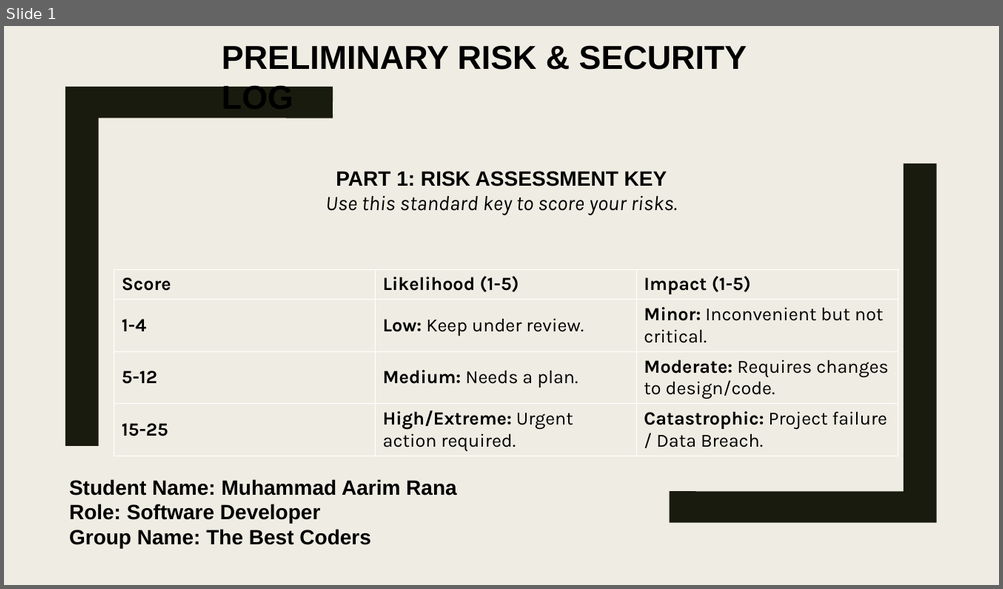
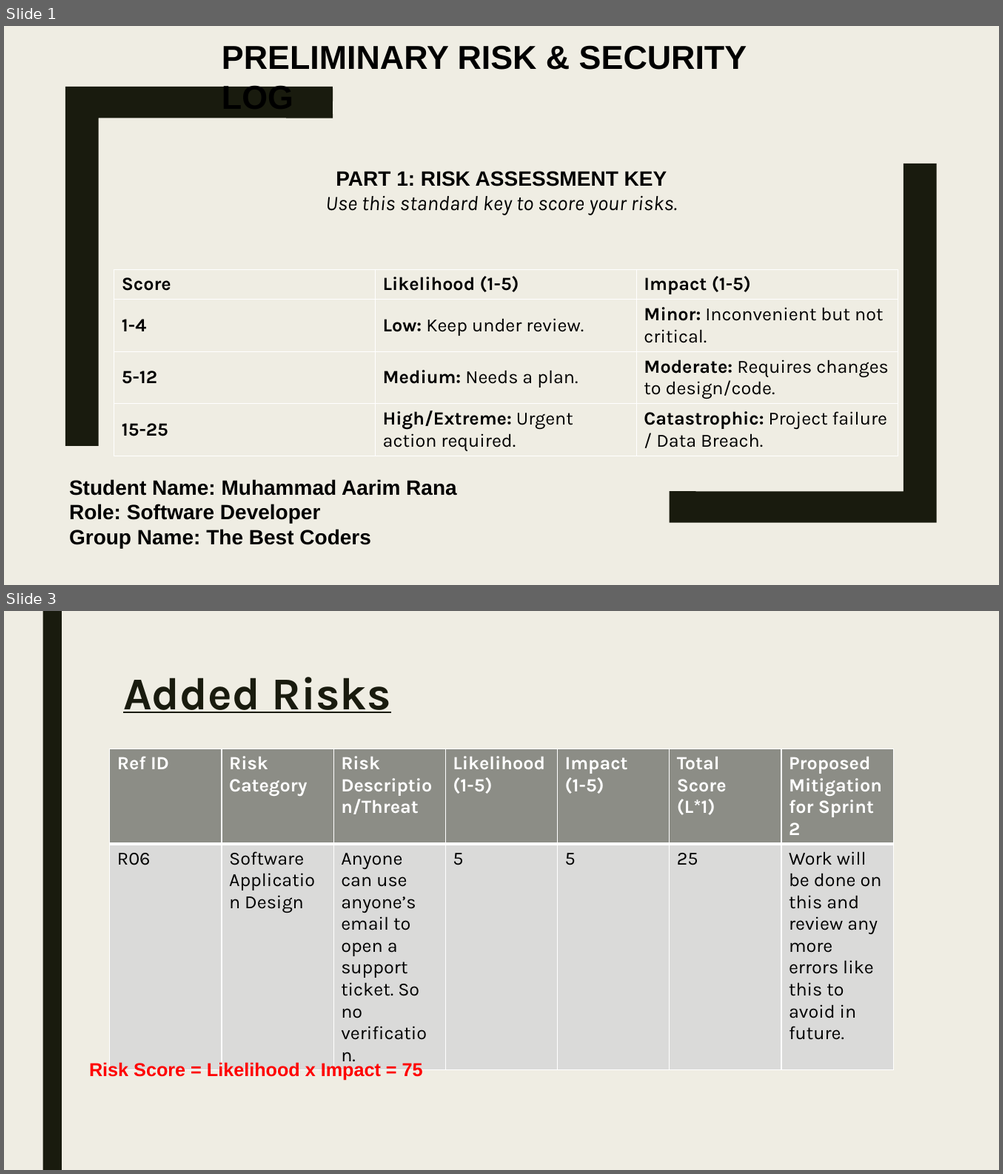
Before and after one commit to toby-dicken/The-Best-Coders-Project, a slide deck: MVP Risk Template.pptx. Shown one above the other, each under a label of ours: slide 1 before the commit, slides 1 and 3 after it; the slides between them are not shown. The pictures are 1003x589 and 1003x1174 pixels, drawn with LibreOffice and Linux fonts; fonts in the diff are those of the drawing. Boxes give left, top, right and bottom in pixels: in the first picture for what was removed or moved away, otherwise in the second. Text is boxed around its words. In the diff, an @@ line names an element or a change of style, - is before the commit and + after.

```diff
--- a/MVP Risk Template.pptx
+++ b/MVP Risk Template.pptx
@@ slide 3 added at [4,611,999,1170], background #EFEDE3 @@
@@ rectangle added at [42,611,62,1170], fill #191B0E @@
@@ title added at [123,677,390,713], 44 pt, text #191B0E, bold, underline @@
+Added Risks
@@ table added at [110,749,893,1043], 2 rows, 7 columns @@
+Ref ID | Risk / Category | Risk Description/Threat | Likelihood / (1-5) | Impact / (1-5) | Total / Score / (L*1) | Proposed Mitigation for Sprint 2
+R06 | Software Application Design | Anyone can use anyone’s email to open a support ticket. So no verification. | 5 | 5 | 25 | Work will be done on this and review any more errors like this to avoid in future.
@@ text added at [89,1062,423,1081], 18 pt, text #FF0000, bold @@
+Risk Score = Likelihood x Impact = 75
```
Also in this commit, not shown: 1 slide changed, 4 other files.
